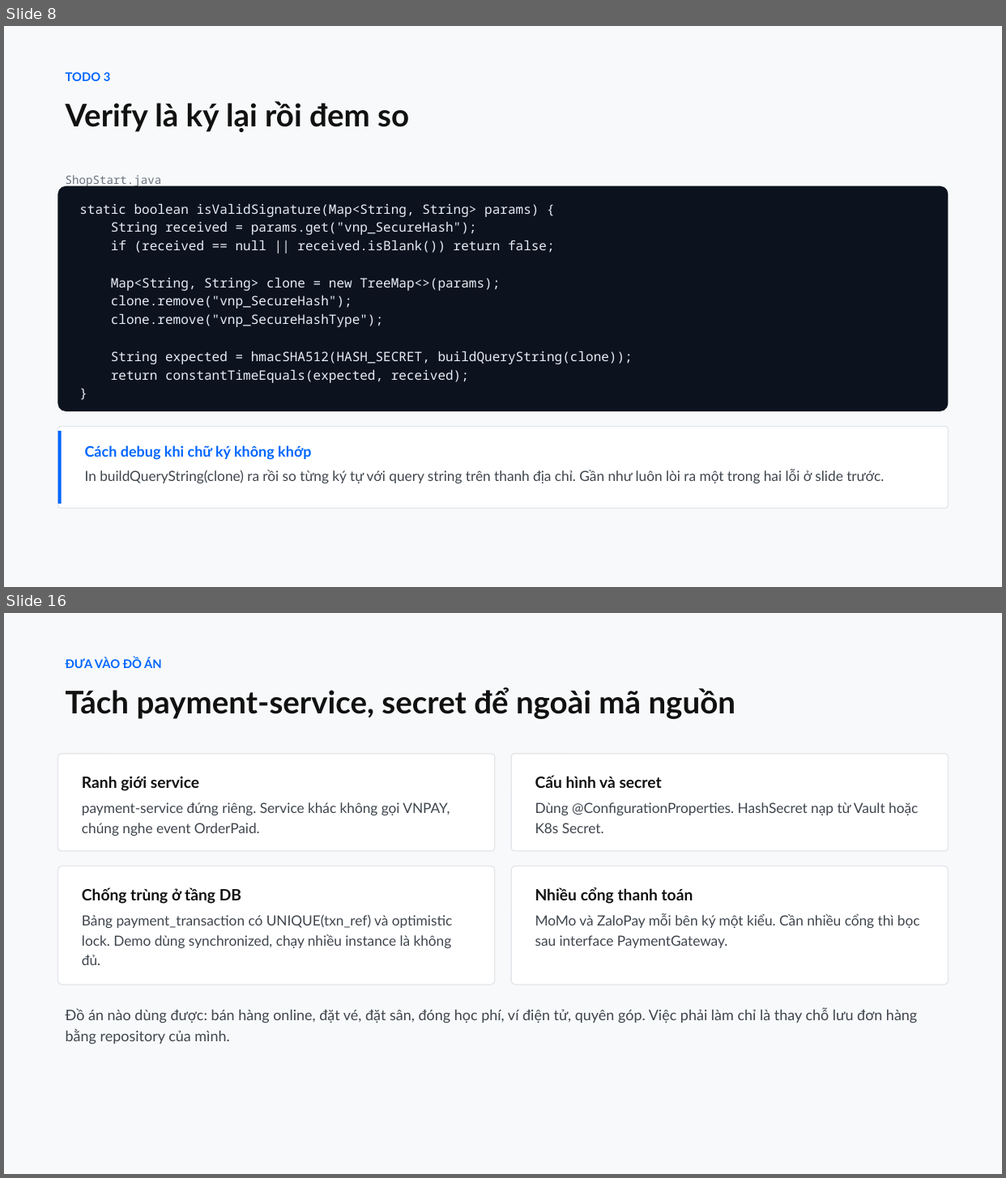
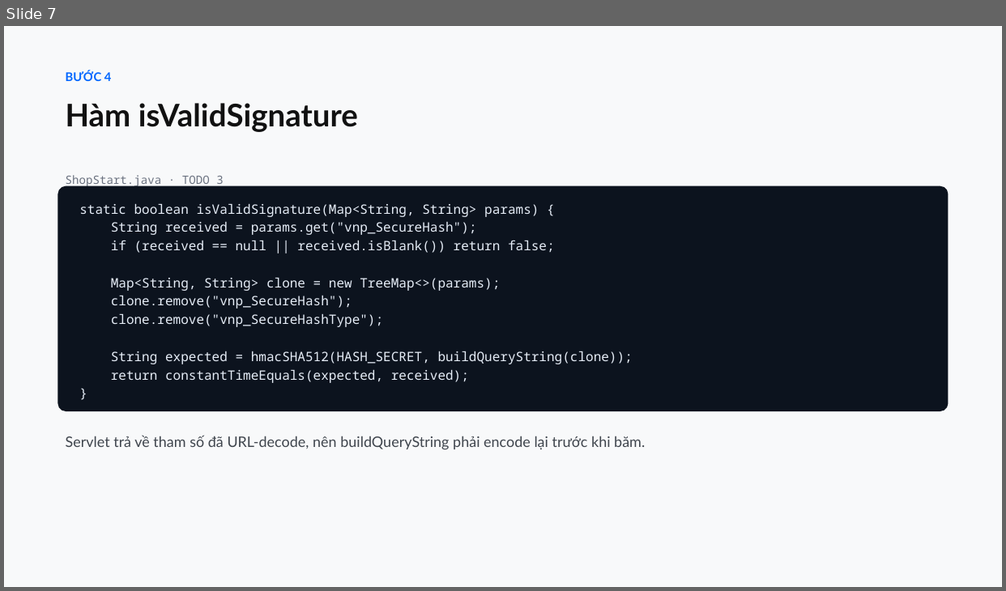
Before and after one commit to conchocon154/vnpay-seminar, a slide deck: VNPAY-seminar.pptx. Shown one above the other, each under a label of ours: slides 8 and 16 before the commit, slide 7 after it; the slides between them are not shown. The pictures are 1006x1178 and 1006x591 pixels, drawn with LibreOffice and Linux fonts; fonts in the diff are those of the drawing. Boxes give left, top, right and bottom in pixels: in the first picture for what was removed or moved away, otherwise in the second. Text is boxed around its words. In the diff, an @@ line names an element or a change of style, - is before the commit and + after.

```diff
--- a/VNPAY-seminar.pptx
+++ b/VNPAY-seminar.pptx
@@ slide 16 removed at (x1=4, y1=613, x2=1002, y2=1174), background #F8F9FA @@
@@ text removed at (x1=66, y1=658, x2=736, y2=719) @@
-ĐƯA VÀO ĐỒ ÁN
-Tách payment-service, secret để ngoài mã nguồn
@@ rounded rectangle removed at (x1=58, y1=754, x2=495, y2=851) @@
@@ rounded rectangle removed at (x1=512, y1=754, x2=948, y2=851) @@
@@ text removed at (x1=82, y1=776, x2=450, y2=836) @@
-Ranh giới service
-payment-service đứng riêng. Service khác không gọi VNPAY, chúng nghe event OrderPaid.
@@ text removed at (x1=535, y1=775, x2=918, y2=833) @@
-Cấu hình và secret
-Dùng @ConfigurationProperties. HashSecret nạp từ Vault hoặc K8s Secret.
@@ rounded rectangle removed at (x1=58, y1=866, x2=495, y2=984) @@
@@ rounded rectangle removed at (x1=512, y1=866, x2=948, y2=984) @@
@@ text removed at (x1=82, y1=888, x2=453, y2=965) @@
-Chống trùng ở tầng DB
-Bảng payment_transaction có UNIQUE(txn_ref) và optimistic lock. Demo dùng synchronized, chạy nhiều instance là không đủ.
@@ text removed at (x1=535, y1=888, x2=920, y2=948) @@
-Nhiều cổng thanh toán
-MoMo và ZaloPay mỗi bên ký một kiểu. Cần nhiều cổng thì bọc sau interface PaymentGateway.
@@ text removed at (x1=66, y1=1008, x2=917, y2=1045) @@
-Đồ án nào dùng được: bán hàng online, đặt vé, đặt sân, đóng học phí, ví điện tử, quyên góp. Việc phải làm chỉ là thay chỗ lưu đơn hàng bằng repository của mình.
@@ what was slide 8 is now slide 7 @@
@@ slide 7 changed as well @@
@@ text at (x1=66, y1=71, x2=358, y2=132): text changed @@
-TODO 3
-Verify là ký lại rồi đem so
+BƯỚC 4
+Hàm isValidSignature
@@ text at (x1=66, y1=175, x2=223, y2=187): text changed @@
-ShopStart.java
+ShopStart.java · TODO 3
@@ rounded rectangle removed at (x1=58, y1=426, x2=948, y2=508) @@
@@ rectangle removed at (x1=58, y1=431, x2=61, y2=504) @@
@@ text added at (x1=66, y1=435, x2=645, y2=450), 14 pt, text #3F454D @@
+Servlet trả về tham số đã URL-decode, nên buildQueryString phải encode lại trước khi băm.
@@ text removed at (x1=85, y1=446, x2=884, y2=484) @@
-Cách debug khi chữ ký không khớp
-In buildQueryString(clone) ra rồi so từng ký tự với query string trên thanh địa chỉ. Gần như luôn lòi ra một trong hai lỗi ở slide trước.
```
Also in this commit, not shown: 3 other slides changed, 10 slides added, 14 other slides removed, 1 other file.
